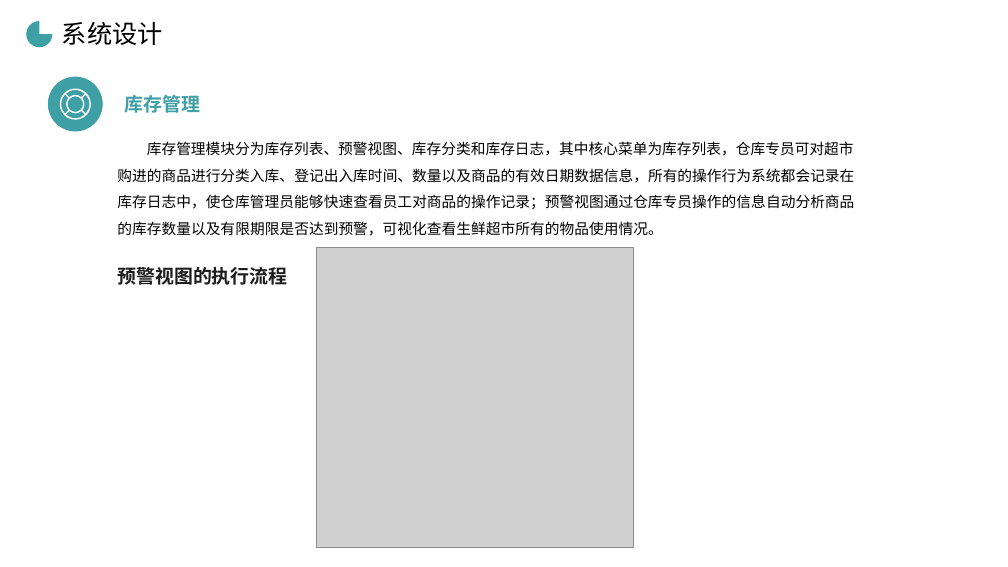
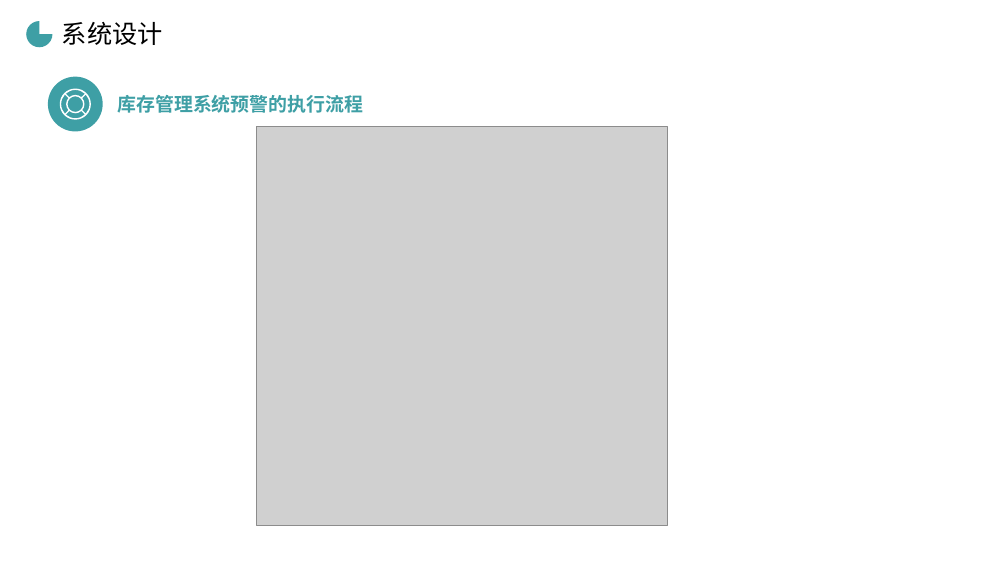
Before and after one commit to cckmit/typora-note, a slide deck: slide 8 of 毕业答辩.pptx (slide 10 before the commit). Drawn at 1008x567 pixels with LibreOffice and Linux fonts; fonts in the diff are those of the drawing; grey boxes stand for pictures; background and template pictures are left out. Boxes give left, top, right and bottom in pixels: in the first picture for what was removed or moved away, otherwise in the second. Text is boxed around its words. In the diff, an @@ line names an element or a change of style, - is before the commit and + after.

```diff
--- a/毕业答辩.pptx
+++ b/毕业答辩.pptx
@@ text at [117,95,363,113]: text changed @@
-库存管理
+库存管理系统预警的执行流程
@@ text removed at [117,141,854,236] @@
-库存管理模块分为库存列表、预警视图、库存分类和库存日志，其中核心菜单为库存列表，仓库专员可对超市购进的商品进行分类入库、登记出入库时间、数量以及商品的有效日期数据信息，所有的操作行为系统都会记录在库存日志中，使仓库管理员能够快速查看员工对商品的操作记录；预警视图通过仓库专员操作的信息自动分析商品的库存数量以及有限期限是否达到预警，可视化查看生鲜超市所有的物品使用情况。
@@ picture: place and size @@
-picture at [316,247,633,547]
+picture at [256,126,667,525]
@@ text removed at [117,267,287,285] @@
-预警视图的执行流程
```
Also in this commit, not shown: 7 other slides changed, 5 slides added, 7 slides removed.
